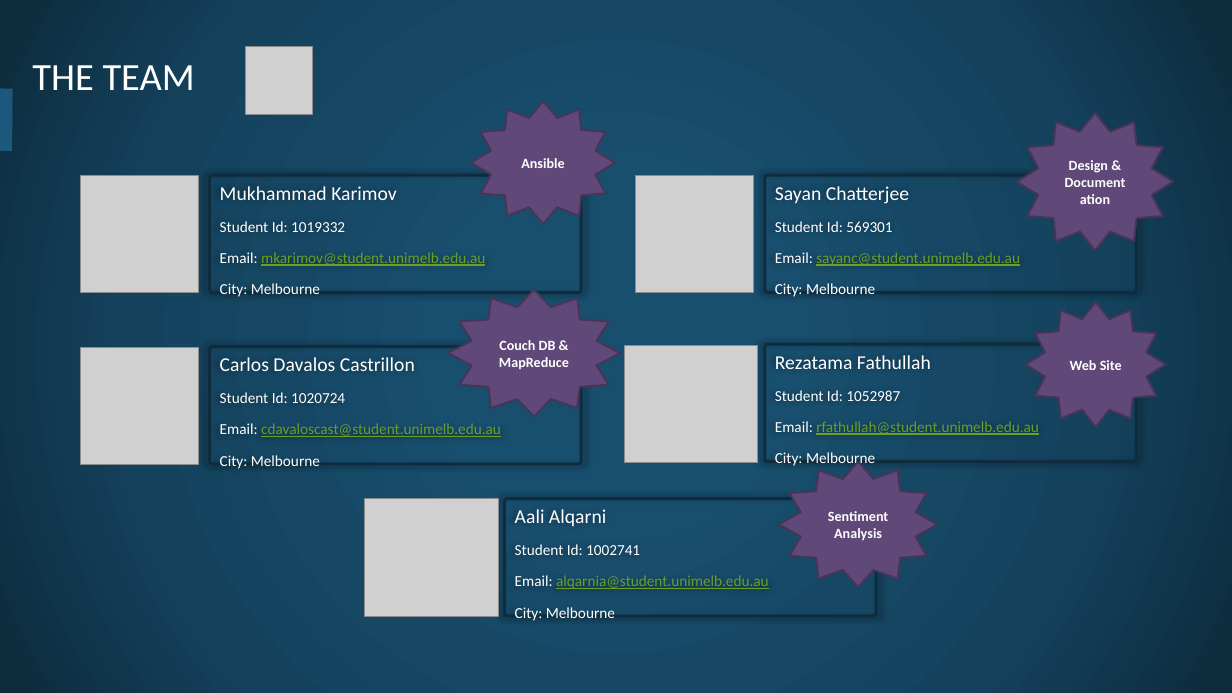
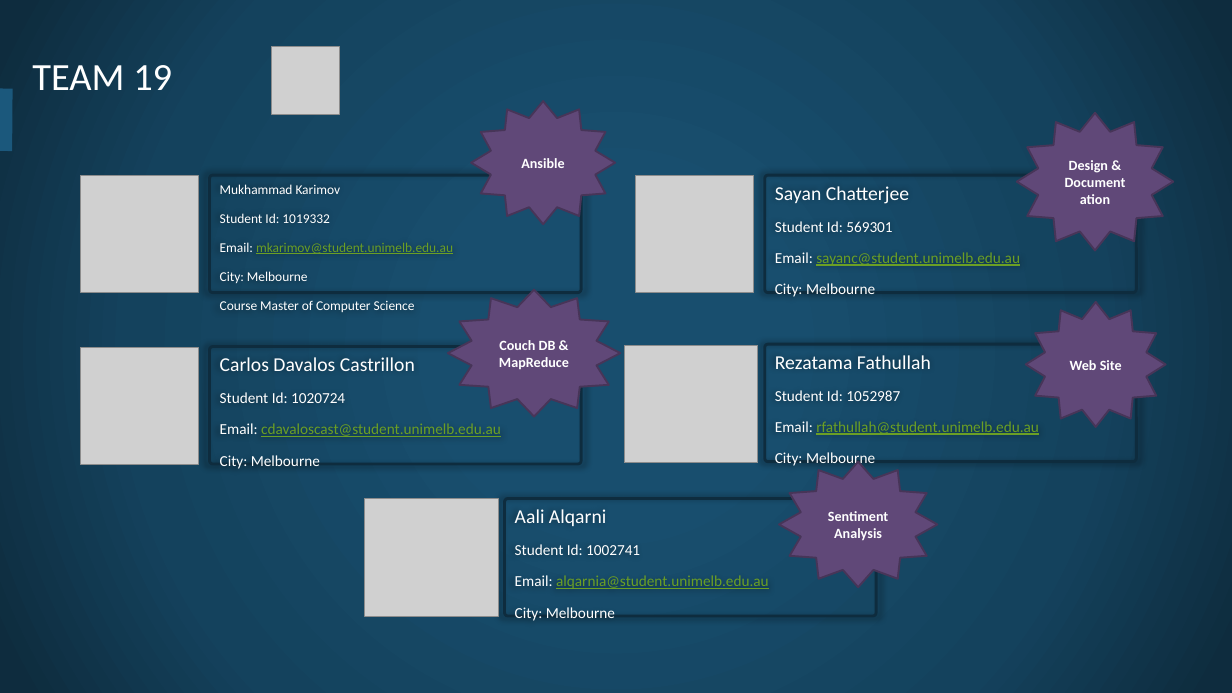
Before and after one commit to COMP90024-students/report, a slide deck: slide 2 of Team19_Presentation.pptx. Drawn at 1232x693 pixels with LibreOffice and Linux fonts; fonts in the diff are those of the drawing; grey boxes stand for pictures; background and template pictures are left out. Boxes give left, top, right and bottom in pixels: in the first picture for what was removed or moved away, otherwise in the second. Text is boxed around its words. In the diff, an @@ line names an element or a change of style, - is before the commit and + after.

```diff
--- a/Team19_Presentation.pptx
+++ b/Team19_Presentation.pptx
@@ picture: place and size @@
-picture at [245, 46, 312, 114]
+picture at [272, 46, 339, 114]
@@ text at [32, 65, 172, 90]: text changed @@
-THE TEAM
+TEAM 19
@@ text at [220, 184, 453, 283]: size 15.3 to 10.5 pt in "Mukhammad Karimov"; size 11.9 to 10.5 pt in "Student Id: 1019332", "Email: mkarimov@student.unimelb.edu.au", "City: Melbourne" @@
@@ text at [220, 301, 415, 312]: paragraph added @@
+Course Master of Computer Science
```
Also in this commit, not shown: 2 other slides changed, 1 slide added, 3 slides removed, 2 other files.
